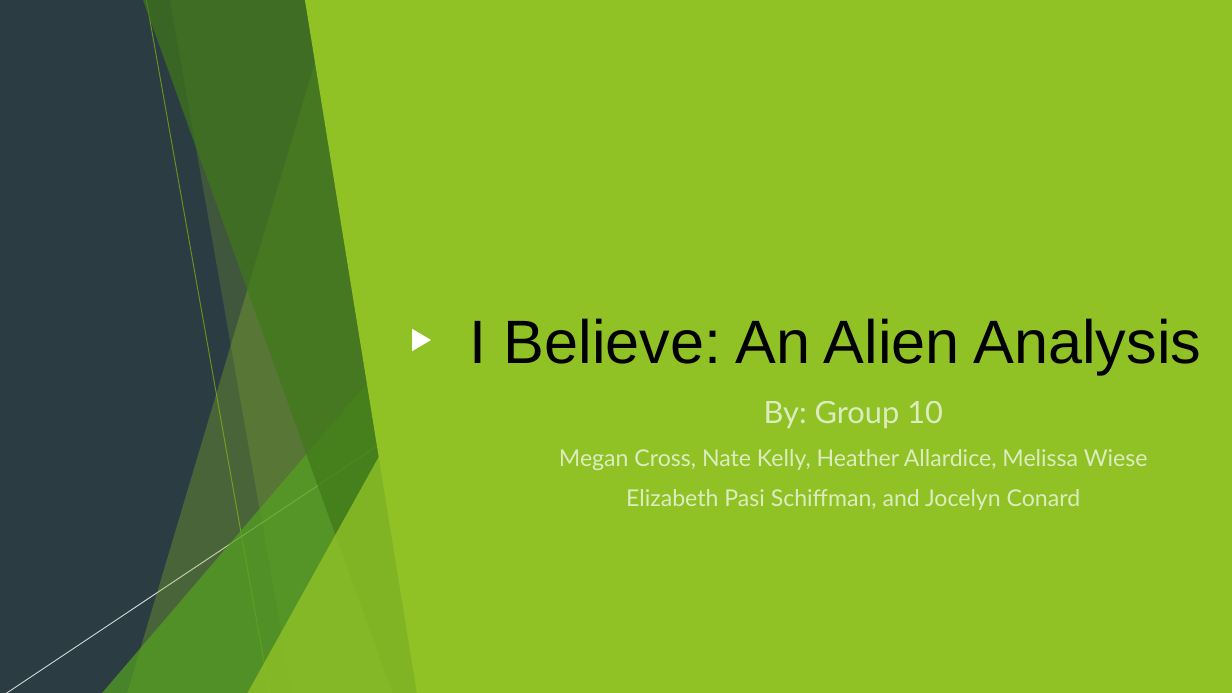
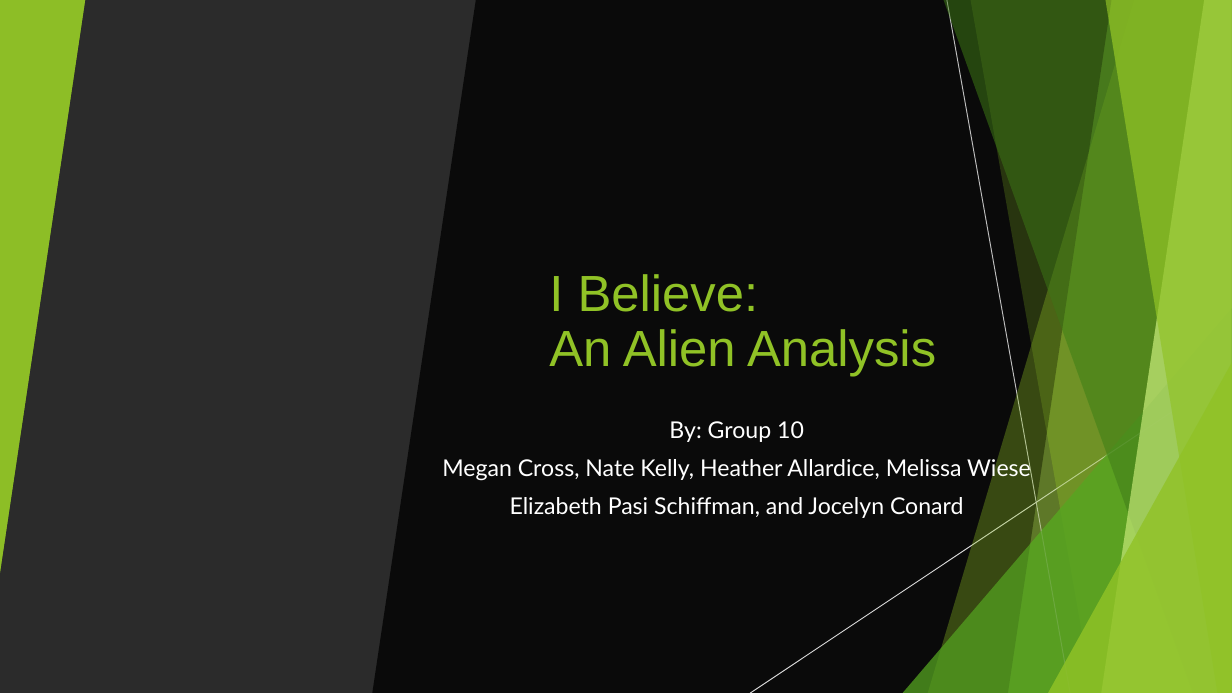
Before and after one commit to mmegancross/project-1-alien-analysis, a slide deck: slide 1 of I Believe An Alien Analysis.pptx. Drawn at 1232x693 pixels with LibreOffice and Linux fonts; fonts in the diff are those of the drawing; background and template pictures are left out; a plain dark background stands for a picture behind light text. Boxes give left, top, right and bottom in pixels: in the first picture for what was removed or moved away, otherwise in the second. Text is boxed around its words. In the diff, an @@ line names an element or a change of style, - is before the commit and + after.

```diff
--- a/I Believe An Alien Analysis.pptx
+++ b/I Believe An Alien Analysis.pptx
@@ background #2C3C43 to picture (left out) @@
@@ rectangle removed at bbox=[0, 0, 1232, 693] @@
@@ triangle added at bbox=[0, 0, 85, 573], fill #90C226 at 85% opacity @@
@@ freeform shape removed at bbox=[142, 0, 431, 693] @@
@@ line removed from (146, 0) to (270, 693) @@
@@ freeform shape removed at bbox=[305, 0, 1232, 693] @@
@@ parallelogram added at bbox=[372, 0, 1112, 693], fill #000000 at 75% opacity @@
@@ freeform shape added at bbox=[944, 0, 1232, 693], fill #3F7819 at 47% opacity @@
@@ line removed from (947, 0) to (1070, 693) @@
@@ line added from (947, 0) to (1070, 693), #BFBFBF 0.75 pt @@
@@ freeform shape added at bbox=[1102, 0, 1232, 693], fill #C0E474 at 70% opacity @@
@@ freeform shape added at bbox=[1105, 0, 1232, 693], fill #90C226 at 65% opacity @@
@@ title "I Believe: An Alien Analysis": place and size @@
-title "I Believe: An Alien Analysis" at bbox=[470, 318, 1201, 374]
+title "I Believe: An Alien Analysis" at bbox=[549, 274, 936, 377]
@@ title "I Believe: An Alien Analysis" at bbox=[549, 274, 936, 377]: size 47.7 to 39.6 pt, text colour #000000 to #90C226; line spacing 1 to 0.9 @@
@@ triangle removed at bbox=[412, 329, 431, 351] @@
@@ line removed from (488, 372) to (6, 693) @@
@@ line removed from (1232, 372) to (750, 693) @@
@@ line added from (1232, 372) to (750, 693), #D9D9D9 0.75 pt @@
@@ 2 freeform shapes, 2 triangles: place and size @@
-2 freeform shapes, 2 triangles at bbox=[102, 0, 432, 693]
+2 freeform shapes, 2 triangles at bbox=[903, 0, 1232, 693]
@@ subtitle "By: Group 10": place and size @@
-subtitle "By: Group 10" at bbox=[559, 401, 1148, 510]
+subtitle "By: Group 10" at bbox=[442, 421, 1031, 518]
@@ subtitle "By: Group 10" at bbox=[442, 421, 1031, 518]: size 24 to 18 pt in "By: Group 10"; text colour #FFFFFF at 70% opacity to #FFFFFF; line spacing 1 to 0.9 @@
```
Also in this commit, not shown: 7 other slides changed, 3 slides added, 8 slides removed, 5 other files.
